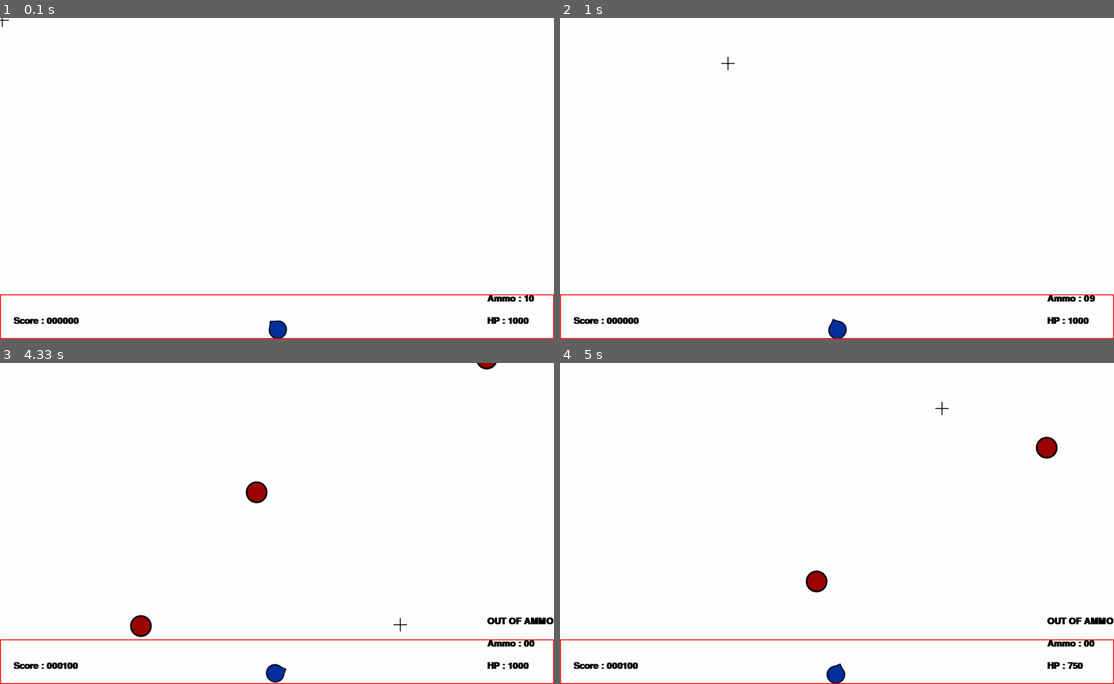
Above: before the commit, frames 1-4 (two rows, left to right).
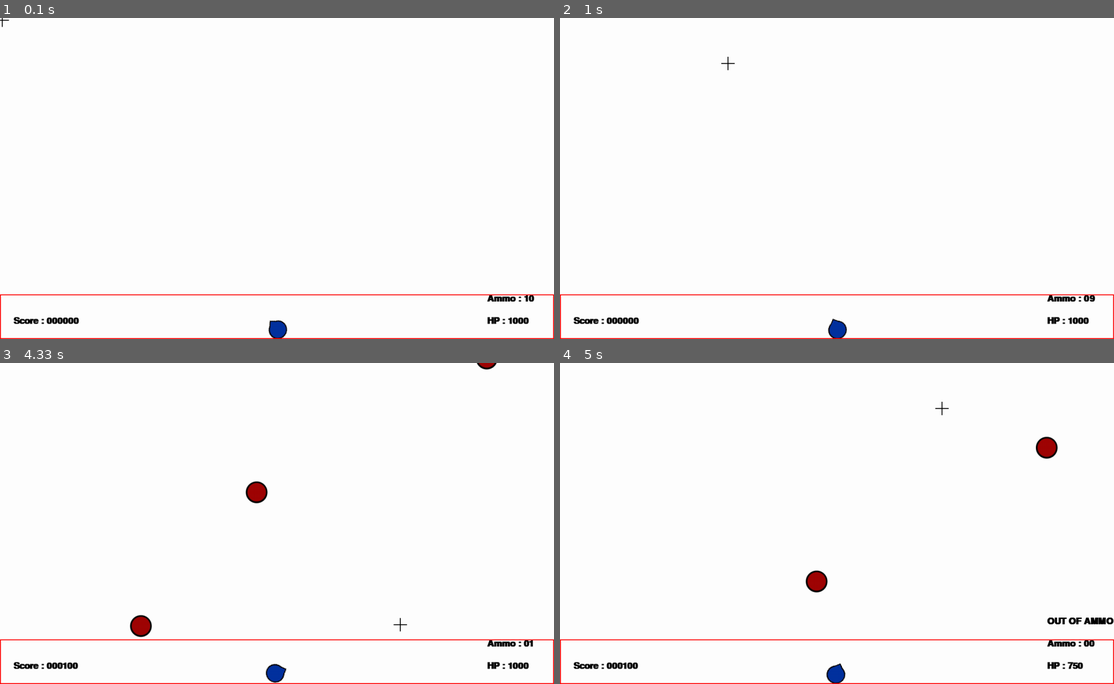
Above: after the commit, the same moments.

Repository: fanagiannis/DECK-COMMANDER
Game: pygame game, started from Game.py
The game is run twice, just before and just after one commit, with the same random seed, the same clock (stepped at 60 frames per second) and the same inputs.
Inputs (mouse positions are in pixels of both pictures, inside the frame that each line leads up to):
- Up to frame 1 (0.1 s): no input
- Up to frame 2 (1 s): tap R at 0.33 s; press the mouse at (648, 101) at 0.7 s; move the mouse to (687, 82) at 0.8 s; release the mouse at (726, 62) at 0.93 s
- Up to frame 3 (4.33 s): tap R at 1 s; click (204, 369) at 1.38 s; press the mouse at (88, 446) at 1.7 s; move the mouse to (243, 446) at 1.8 s; release the mouse at (398, 443) at 1.93 s; press the mouse at (88, 446) at 2.03 s; move the mouse to (265, 449) at 2.13 s; release the mouse at (437, 452) at 2.27 s; press the mouse at (138, 369) at 2.37 s; move the mouse to (221, 491) at 2.47 s; release the mouse at (310, 613) at 2.6 s; press the mouse at (138, 369) at 2.7 s; move the mouse to (260, 501) at 2.8 s; release the mouse at (376, 629) at 2.93 s; press the mouse at (138, 369) at 3.03 s; move the mouse to (277, 459) at 3.13 s; release the mouse at (415, 545) at 3.27 s; press the mouse at (254, 369) at 3.37 s; move the mouse to (238, 456) at 3.47 s; release the mouse at (221, 539) at 3.6 s; press the mouse at (138, 545) at 3.7 s; move the mouse to (204, 517) at 3.8 s; release the mouse at (265, 488) at 3.93 s; press the mouse at (138, 590) at 4.03 s; move the mouse to (271, 606) at 4.13 s; release the mouse at (398, 626) at 4.27 s
- Up to frame 4 (5 s): press the mouse at (814, 501) at 4.37 s; move the mouse to (853, 571) at 4.47 s; release the mouse at (897, 642) at 4.6 s; press the mouse at (814, 501) at 4.7 s; move the mouse to (881, 456) at 4.8 s; release the mouse at (942, 407) at 4.93 s

Frames 1-2 are identical in both runs. In frame 3, 0.2% of the frame differs, in the area x 87-100%, y 79-89%; in frame 4, nothing differs.

Commit message:
GAME AMMO REDUX

Diff:
--- a/Game.py
+++ b/Game.py
@@ -100,14 +100,14 @@
             if hitbox.hp>0:
                 DISPLAY_WINDOW.fill(COLOR_YELLOW)
                 hit=pygame.sprite.spritecollide(ADS,Target_spawn.group,True)
-
                 if hit:
                     P.score+=100
                 P.ammo-=1
                 ADS.Fired=False
 
 def reload():
-    reload_sound.play()
+    if P.ammo_supplies>0 :
+        reload_sound.play()
 
 def eventhandler():
     if event.type==QUIT :
--- a/Player.py
+++ b/Player.py
@@ -17,9 +17,11 @@
         self.pos=(self.posx,self.posy)
         self.rect.center=self.pos
         self.canfire=True
+        self.ammo_supplies=10
         self.maxammo=10
         self.score=0
         self.ammo=self.maxammo
+        self.IsReloading=False
 
     def rotation(self):
         self.mouseposx,self.mouseposy=pygame.mouse.get_pos()
@@ -29,21 +31,17 @@
 
     def reload(self):
         pressed_key=pygame.key.get_pressed()
-        self.timer=1000
-        self.dtimer=0.1
         if pressed_key[K_r]:
-            if self.ammo<self.maxammo:
-                if self.timer==0:
+            if self.ammo_supplies>0:
+                if self.ammo<self.maxammo:
+                    self.IsReloading=True
+                else:
+                    self.IsReloading=False
+                if self.IsReloading:
                     self.ammo+=1
-
-                    print("reloading!")
-                self.timer-=self.dtimer
-                if self.ammo==self.maxammo:
-                    self.timer=1000
-
-
-
-
+                    self.ammo_supplies-=1
+            else:
+                print("NO AMMO!")
 
 
     def update(self):
--- /dev/null
+++ b/Testing/TEST2.py
@@ -0,0 +1,107 @@
+import pygame
+import math
+import sys
+
+from pygame.locals import *
+
+pygame.init()
+
+#COLORS
+color_black=pygame.Color(0,0,0)
+color_white=pygame.Color(255,255,255)
+color_grey=pygame.Color(128,128,128)
+color_red=pygame.Color(255,0,0)
+
+LINK_ASSETS_BASE="H:\\My Drive\\Drive fanagiannis\\ΠΜΣ\\ΜΑΘΗΜΑΤΑ\\PYTHON\\assets"
+LINK_ASSETS_ROCKET=LINK_ASSETS_BASE+"\\Rocket.png"
+LINK_ASSETS_PLAYER=LINK_ASSETS_BASE+"\\Player.png"
+
+#DISPLAY WINDOW
+display_width=1240
+display_height=720
+display_window= pygame.display.set_mode((display_width,display_height))
+
+display_center=((display_width-(display_width/2)),(display_height-(display_height/2)))
+
+display_window.fill(color_white)
+pygame.display.set_caption("Test")
+
+#GAME OVER
+font=pygame.font.SysFont(None,30,bold=True)
+#game_over_screen=pygame.image.load("G:\\Το Drive μου\\Drive fanagiannis\\ΠΜΣ\\ΜΑΘΗΜΑΤΑ\\PYTHON\\Game_Over.png")
+
+#FPS
+game_fps=pygame.time.Clock()
+FPS=60
+
+
+class Projectile(pygame.sprite.Sprite):
+    def __init__(self):
+        super().__init__()
+        self.image=pygame.image.load(LINK_ASSETS_PLAYER)
+        self.rect=self.image.get_rect()
+        self.posx=10
+        self.posy=10
+        self.mouse_posx,self.mouse_posy=pygame.mouse.get_pos()
+        self.pos=(self.posx,self.posy)
+        self.rect.center=self.pos
+        self.speed=10
+        self.shoot=False
+        self.trajectory=0
+
+    def movement(self):
+
+        m=pygame.mouse.get_pressed()
+        if m[0] and not self.trajectory:
+            self.angle = math.atan2(self.mouse_posy-self.posy,self.mouse_posx-self.posx)
+
+            self.trajectory=math.hypot(self.mouse_posy-self.posy,self.mouse_posx-self.posx)
+            self.trajectory=int(self.trajectory)
+
+            self.dx=math.cos(self.angle)*self.speed
+            self.dy=math.sin(self.angle)*self.speed
+
+            self.image_rotated=pygame.transform.rotate(self.image,self.angle)
+            self.rect_rotated=self.image_rotated.get_rect()
+
+            #self.image=self.image_rotated
+            #self.rect=self.rect_rotated
+
+            #self.posx=self.mouse_posx
+            #self.posy=self.mouse_posy
+        if self.trajectory:
+            self.trajectory-=1
+            self.posx+=self.dx
+            self.posy+=self.dy
+        self.rect.center=self.pos
+        if self.posx>display_width or self.posy>display_height or self.posy<0 or self.posx<0:
+            self.shoot=False
+
+    def update(self):
+
+        if event.type==MOUSEBUTTONUP:
+            if event.button==1:
+                self.shoot=True
+        if self.shoot:
+            self.movement()
+        print(self.shoot)
+
+
+Proj=Projectile()
+
+while True:
+
+    display_window.fill(color_white)
+
+    for event in pygame.event.get():
+        if event.type== QUIT:
+            pygame.quit()
+            sys.exit(0)
+
+    Proj.update()
+
+    display_window.blit(Proj.image,Proj.rect)
+
+
+    pygame.display.update()
+    game_fps.tick(FPS)
